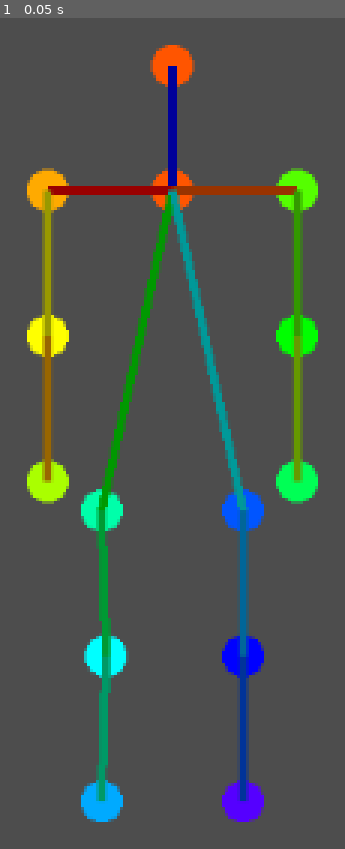
Above: before the commit, frame 1.
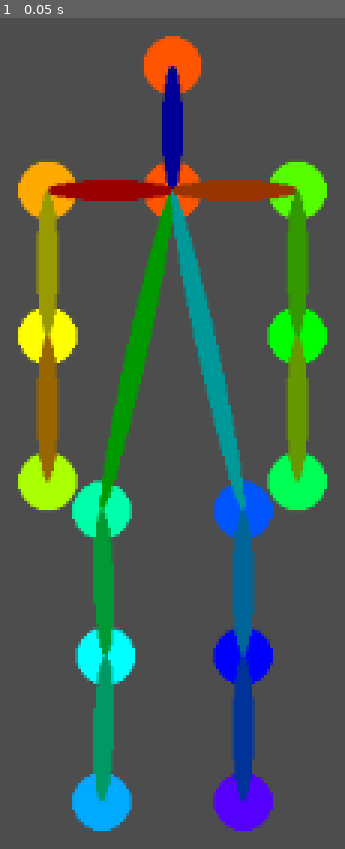
Above: after the commit, the same moment.

Repository: OscarPindaro/ProceduralAnimation
Game: Godot game, scene res://scenes/Skeleton/skeleton.tscn
Same seed, same stepped clock (60 frames per second), same inputs: the game is played once before the commit and once after it. This scene is started directly instead of the project's main scene.
Inputs:
- Up to frame 1 (0.05 s): no input

The runs differ from the first frame. In frame 1, 14% of the frame differs, in the area x 5-95%, y 2-98%.

Commit message:
using ellipses and hex colours

Diff:
--- a/scenes/Skeleton/skeleton.gd
+++ b/scenes/Skeleton/skeleton.gd
@@ -4,7 +4,7 @@
 @export_group("Skeleton Debug")
 @export var joint_radius: float = 5
 @export var segment_width: float = 2
-
+@export var draw_segments_as_ellipses: bool = false
 
 
 # Joint Nodes
@@ -26,39 +26,36 @@
 # ─────────────────────────────────────────
 # Joint Colors (OpenPose COCO 18 - points)
 # ─────────────────────────────────────────
-# Your skeleton uses: neck(1), shoulders(2,5), elbows(3,6),
-# wrists/hands(4,7), hips(8,11), knees(9,12), ankles/feet(10,13)
-
-const COLOR_NECK            = Color(1.000, 0.333, 0.000)  # #FF5500  joint 1
-const COLOR_RIGHT_SHOULDER  = Color(1.000, 0.667, 0.000)  # #FFAA00  joint 2
-const COLOR_RIGHT_ELBOW     = Color(1.000, 1.000, 0.000)  # #FFFF00  joint 3
-const COLOR_RIGHT_HAND      = Color(0.667, 1.000, 0.000)  # #AAFF00  joint 4
-const COLOR_LEFT_SHOULDER   = Color(0.333, 1.000, 0.000)  # #55FF00  joint 5
-const COLOR_LEFT_ELBOW      = Color(0.000, 1.000, 0.000)  # #00FF00  joint 6
-const COLOR_LEFT_HAND       = Color(0.000, 1.000, 0.333)  # #00FF55  joint 7
-const COLOR_RIGHT_HIP       = Color(0.000, 1.000, 0.667)  # #00FFAA  joint 8
-const COLOR_RIGHT_KNEE      = Color(0.000, 1.000, 1.000)  # #00FFFF  joint 9
-const COLOR_RIGHT_FOOT      = Color(0.000, 0.667, 1.000)  # #00AAFF  joint 10
-const COLOR_LEFT_HIP        = Color(0.000, 0.333, 1.000)  # #0055FF  joint 11
-const COLOR_LEFT_KNEE       = Color(0.000, 0.000, 1.000)  # #0000FF  joint 12
-const COLOR_LEFT_FOOT       = Color(0.333, 0.000, 1.000)  # #5500FF  joint 13
+const COLOR_NECK            = Color("#FF5500")  # joint 1
+const COLOR_RIGHT_SHOULDER  = Color("#FFAA00")  # joint 2
+const COLOR_RIGHT_ELBOW     = Color("#FFFF00")  # joint 3
+const COLOR_RIGHT_HAND      = Color("#AAFF00")  # joint 4
+const COLOR_LEFT_SHOULDER   = Color("#55FF00")  # joint 5
+const COLOR_LEFT_ELBOW      = Color("#00FF00")  # joint 6
+const COLOR_LEFT_HAND       = Color("#00FF55")  # joint 7
+const COLOR_RIGHT_HIP       = Color("#00FFAA")  # joint 8
+const COLOR_RIGHT_KNEE      = Color("#00FFFF")  # joint 9
+const COLOR_RIGHT_FOOT      = Color("#00AAFF")  # joint 10
+const COLOR_LEFT_HIP        = Color("#0055FF")  # joint 11
+const COLOR_LEFT_KNEE       = Color("#0000FF")  # joint 12
+const COLOR_LEFT_FOOT       = Color("#5500FF")  # joint 13
 
 # ─────────────────────────────────────────
 # Segment / Bone Colors (OpenPose COCO 18 - lines, 60% shade)
 # ─────────────────────────────────────────
-const COLOR_SEG_RIGHT_SHOULDERBLADE = Color(0.600, 0.000, 0.000)  # #990000  pair 1,2
-const COLOR_SEG_LEFT_SHOULDERBLADE  = Color(0.600, 0.200, 0.000)  # #993300  pair 1,5
-const COLOR_SEG_RIGHT_ARM           = Color(0.600, 0.400, 0.000)  # #996600  pair 2,3
-const COLOR_SEG_RIGHT_FOREARM       = Color(0.600, 0.600, 0.000)  # #999900  pair 3,4
-const COLOR_SEG_LEFT_ARM            = Color(0.400, 0.600, 0.000)  # #669900  pair 5,6
-const COLOR_SEG_LEFT_FOREARM        = Color(0.200, 0.600, 0.000)  # #339900  pair 6,7
-const COLOR_SEG_RIGHT_TORSO         = Color(0.000, 0.600, 0.000)  # #009900  pair 1,8
-const COLOR_SEG_RIGHT_UPPER_LEG     = Color(0.000, 0.600, 0.200)  # #009933  pair 8,9
-const COLOR_SEG_RIGHT_LOWER_LEG     = Color(0.000, 0.600, 0.400)  # #009966  pair 9,10
-const COLOR_SEG_LEFT_TORSO          = Color(0.000, 0.600, 0.600)  # #009999  pair 1,11
-const COLOR_SEG_LEFT_UPPER_LEG      = Color(0.000, 0.400, 0.600)  # #006699  pair 11,12
-const COLOR_SEG_LEFT_LOWER_LEG      = Color(0.000, 0.200, 0.600)  # #003399  pair 12,13
-const COLOR_SEG_HEAD                = Color(0.000, 0.000, 0.600)  # #000099  pair 1,0
+const COLOR_SEG_RIGHT_SHOULDERBLADE = Color("#990000")  # pair 1-2
+const COLOR_SEG_LEFT_SHOULDERBLADE  = Color("#993300")  # pair 1-5
+const COLOR_SEG_RIGHT_ARM           = Color("#996600")  # pair 2-3
+const COLOR_SEG_RIGHT_FOREARM       = Color("#999900")  # pair 3-4
+const COLOR_SEG_LEFT_ARM            = Color("#669900")  # pair 5-6
+const COLOR_SEG_LEFT_FOREARM        = Color("#339900")  # pair 6-7
+const COLOR_SEG_RIGHT_TORSO         = Color("#009900")  # pair 1-8
+const COLOR_SEG_RIGHT_UPPER_LEG     = Color("#009933")  # pair 8-9
+const COLOR_SEG_RIGHT_LOWER_LEG     = Color("#009966")  # pair 9-10
+const COLOR_SEG_LEFT_TORSO          = Color("#009999")  # pair 1-11
+const COLOR_SEG_LEFT_UPPER_LEG      = Color("#006699")  # pair 11-12
+const COLOR_SEG_LEFT_LOWER_LEG      = Color("#003399")  # pair 12-13
+const COLOR_SEG_HEAD                = Color("#000099")  # pair 1-0
 
 
 func all_joints() -> Array[Node2D]:
@@ -93,20 +90,31 @@
 	var coloured_joints: Dictionary = joints_with_colors()
 	for joint in joints:
 		draw_circle(joint.position, joint_radius, coloured_joints[joint], true)
-	# now let's draw the segments
-	draw_line(head.position, neck.position, COLOR_SEG_HEAD, segment_width)
-	draw_line(neck.position, right_shoulder.position, COLOR_SEG_RIGHT_SHOULDERBLADE, segment_width)
-	draw_line(neck.position, left_shoulder.position, COLOR_SEG_LEFT_SHOULDERBLADE, segment_width)
-	draw_line(right_shoulder.position, right_elbow.position, COLOR_SEG_RIGHT_FOREARM, segment_width)
-	draw_line(left_shoulder.position, left_elbow.position, COLOR_SEG_LEFT_FOREARM, segment_width)
-	draw_line(right_elbow.position, right_hand.position, COLOR_SEG_RIGHT_ARM, segment_width)
-	draw_line(left_elbow.position, left_hand.position, COLOR_SEG_LEFT_ARM, segment_width)
-	draw_line(neck.position, right_hip.position, COLOR_SEG_RIGHT_TORSO, segment_width)
-	draw_line(neck.position, left_hip.position, COLOR_SEG_LEFT_TORSO, segment_width)
-	draw_line(right_hip.position, right_knee.position, COLOR_SEG_RIGHT_UPPER_LEG, segment_width)
-	draw_line(left_hip.position, left_knee.position, COLOR_SEG_LEFT_UPPER_LEG, segment_width)
-	draw_line(right_knee.position, right_foot.position, COLOR_SEG_RIGHT_LOWER_LEG, segment_width)
-	draw_line(left_knee.position, left_foot.position, COLOR_SEG_LEFT_LOWER_LEG, segment_width)
+
+	_draw_segment(head.position,          neck.position,         COLOR_SEG_HEAD)
+	_draw_segment(neck.position,          right_shoulder.position, COLOR_SEG_RIGHT_SHOULDERBLADE)
+	_draw_segment(neck.position,          left_shoulder.position,  COLOR_SEG_LEFT_SHOULDERBLADE)
+	_draw_segment(right_shoulder.position, right_elbow.position,  COLOR_SEG_RIGHT_FOREARM)
+	_draw_segment(left_shoulder.position,  left_elbow.position,   COLOR_SEG_LEFT_FOREARM)
+	_draw_segment(right_elbow.position,    right_hand.position,   COLOR_SEG_RIGHT_ARM)
+	_draw_segment(left_elbow.position,     left_hand.position,    COLOR_SEG_LEFT_ARM)
+	_draw_segment(neck.position,           right_hip.position,    COLOR_SEG_RIGHT_TORSO)
+	_draw_segment(neck.position,           left_hip.position,     COLOR_SEG_LEFT_TORSO)
+	_draw_segment(right_hip.position,      right_knee.position,   COLOR_SEG_RIGHT_UPPER_LEG)
+	_draw_segment(left_hip.position,       left_knee.position,    COLOR_SEG_LEFT_UPPER_LEG)
+	_draw_segment(right_knee.position,     right_foot.position,   COLOR_SEG_RIGHT_LOWER_LEG)
+	_draw_segment(left_knee.position,      left_foot.position,    COLOR_SEG_LEFT_LOWER_LEG)
+
+func _draw_segment(from: Vector2, to: Vector2, color: Color) -> void:
+	if draw_segments_as_ellipses:
+		var center = (from + to) / 2.0
+		var length = from.distance_to(to)
+		var angle = from.angle_to_point(to)
+		draw_set_transform(center, angle, Vector2.ONE)
+		draw_ellipse(Vector2.ZERO, length / 2.0, segment_width / 2.0, color)
+		draw_set_transform(Vector2.ZERO, 0.0, Vector2.ONE)
+	else:
+		draw_line(from, to, color, segment_width)
 
 func _draw():
 	_draw_skeleton()
--- a/scenes/Skeleton/skeleton.tscn
+++ b/scenes/Skeleton/skeleton.tscn
@@ -4,6 +4,9 @@
 
 [node name="Skeleton" type="Node2D" unique_id=680873750]
 script = ExtResource("1_tiyed")
+joint_radius = 7.0
+segment_width = 5.0
+draw_segments_as_ellipses = true
 metadata/_edit_lock_ = true
 
 [node name="Joints" type="Node2D" parent="." unique_id=1153939439]
